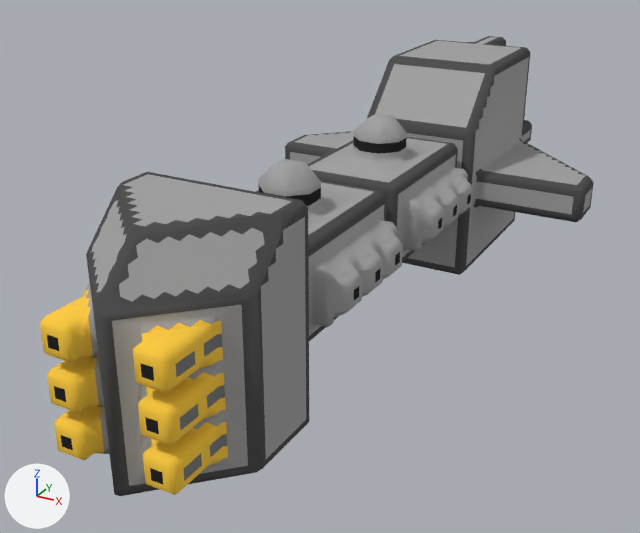
An edit to the OBJ model src/jsMain/resources/meshes/mechyrdia-4-pax-class.obj, drawn before and after from the same camera.
One viewpoint serves both versions: a 50 mm lens placed at (37.0, -76.4, 42.1), pointed at (-2.7, -4.2, 6.0). Arrows for +X, +Y and +Z are at lower left; the lights stay in place. Where no turn or scale is listed for an object, it has been applied to the vertices.

Script lines for the objects in view, before the commit:
```python
me_mechyrdia_4_pax_class = bpy.data.meshes.new('mechyrdia-4-pax-class')
me_mechyrdia_4_pax_class.from_pydata(...)  # 2138 vertices, 3946 faces; spans x -18.5..18.5, y -39.0..39.0, z 0.0..23.0
me_mechyrdia_4_pax_class.materials.append(mat_mechyrdia_4_pax_class)
ob_mechyrdia_4_pax_class = bpy.data.objects.new('mechyrdia-4-pax-class', me_mechyrdia_4_pax_class)
ob_mechyrdia_4_pax_class.location = (0.0, 0.0, 0.0)
```
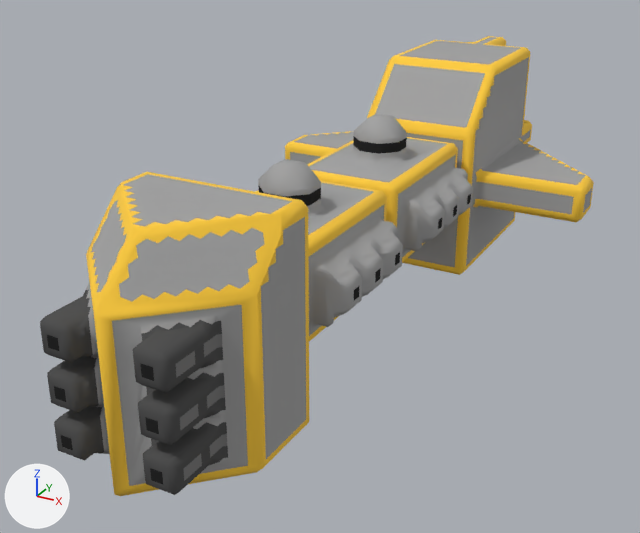
Changed parts and their boxes (x1, y1, x2, y2) in the pictures (640 x 533 px; the box of a moved part takes in the faces that stretch with it):
part 1 of me_mechyrdia_4_pax_class, moved or reshaped: before (90, 252, 257, 465); after (86, 182, 265, 436)
part 2 of me_mechyrdia_4_pax_class, moved or reshaped: before (379, 66, 496, 139); after (376, 121, 402, 165)
part 3 of me_mechyrdia_4_pax_class, surface changed: (40, 36, 594, 496) in both

The change in detail:
me_mechyrdia_4_pax_class is used by ob_mechyrdia_4_pax_class; location (0.0, 0.0, 0.0).
me_mechyrdia_4_pax_class had 2138 vertices, 3946 faces and spanned x -18.5..18.5, y -39.0..39.0, z 0.0..23.0.
me_mechyrdia_4_pax_class now has 2143 vertices, 3960 faces and spans x -18.5..18.5, y -39.0..39.0, z 0.0..23.0.
me_mechyrdia_4_pax_class part 1: 4 vertices moved from x -4.0..4.5, y -35.5..-34.5, z 7.5..15.5 to x -4.5..4.0, y -35.5..-34.5, z 7.5..15.5; 10 vertices removed from x -5.0..6.7, y -36.3..-30.3, z 3.7..18.5; 13 vertices added at x -6.0..6.8, y -36.5..-28.5, z 3.7..21.0.
me_mechyrdia_4_pax_class part 2: 1 vertex moved from x 1.0, y 1.5, z 19.0 to x 2.0, y 2.0, z 18.5; 1 vertex removed from x 6.5, y 15.5, z 18.5; 1 vertex added at x 1.5, y 1.5, z 16.5.
me_mechyrdia_4_pax_class part 3: 1376 kept faces spanning x -18.5..18.5, y -39.0..39.0, z 0.0..23.0 get new texture (UV) coordinates.
